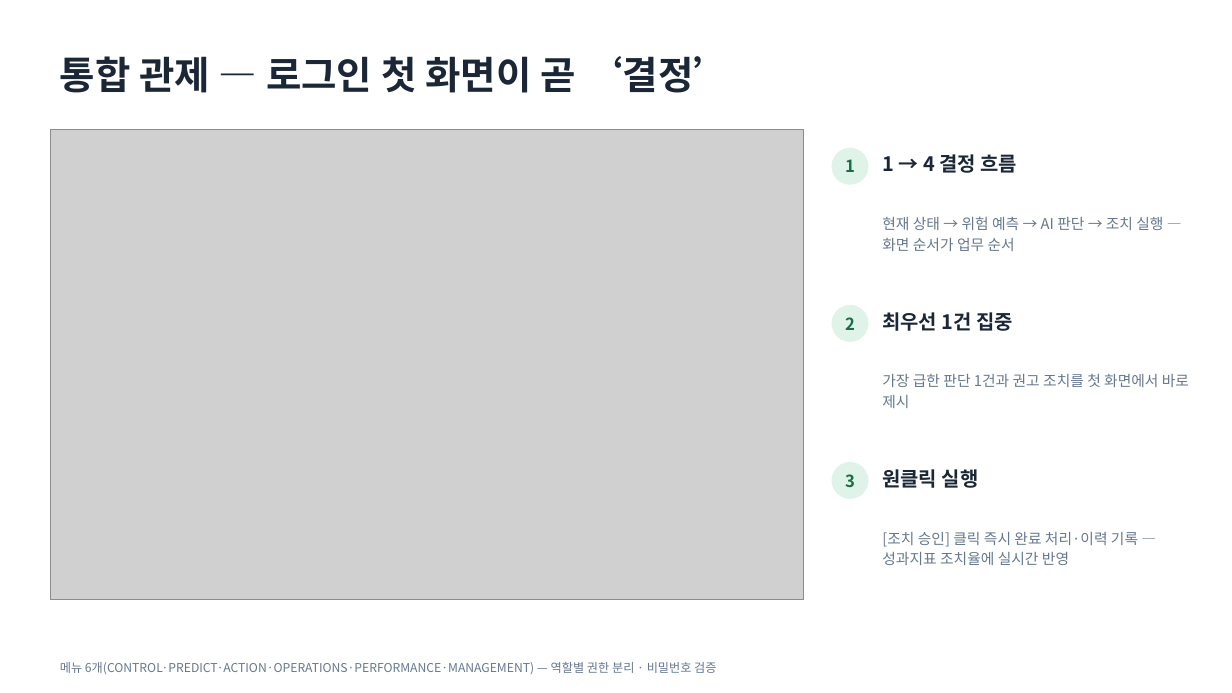
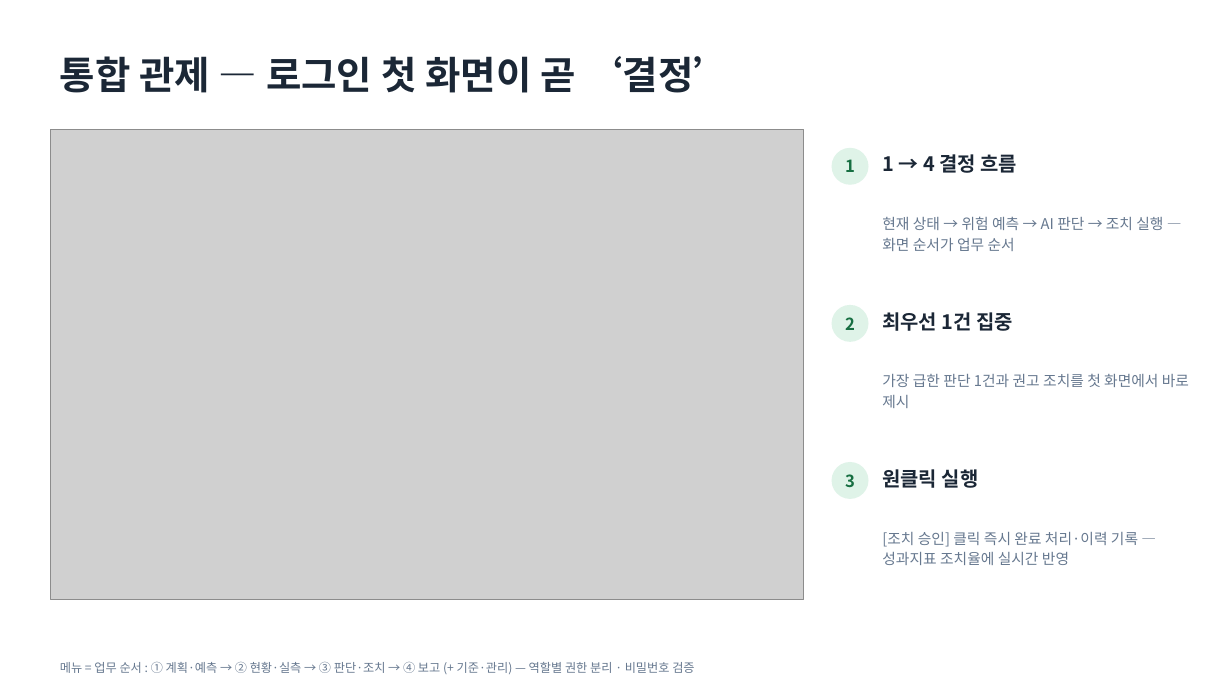
Before and after one commit to hodoo0831-coder/zenf-, a slide deck: slide 4 of ZEN_ZAIC_보고자료.pptx. Drawn at 1232x693 pixels with LibreOffice and Linux fonts; fonts in the diff are those of the drawing; grey boxes stand for pictures. Boxes give left, top, right and bottom in pixels: in the first picture for what was removed or moved away, otherwise in the second. Text is boxed around its words. In the diff, an @@ line names an element or a change of style, - is before the commit and + after.

```diff
--- a/ZEN_ZAIC_보고자료.pptx
+++ b/ZEN_ZAIC_보고자료.pptx
@@ text at bbox=[60, 662, 694, 674]: text changed @@
-메뉴 6개(CONTROL·PREDICT·ACTION·OPERATIONS·PERFORMANCE·MANAGEMENT) — 역할별 권한 분리 · 비밀번호 검증
+메뉴 = 업무 순서 : ① 계획·예측 → ② 현황·실측 → ③ 판단·조치 → ④ 보고 (+ 기준·관리) — 역할별 권한 분리 · 비밀번호 검증
```
Also in this commit, not shown: 2 other slides changed, 4 other files.
